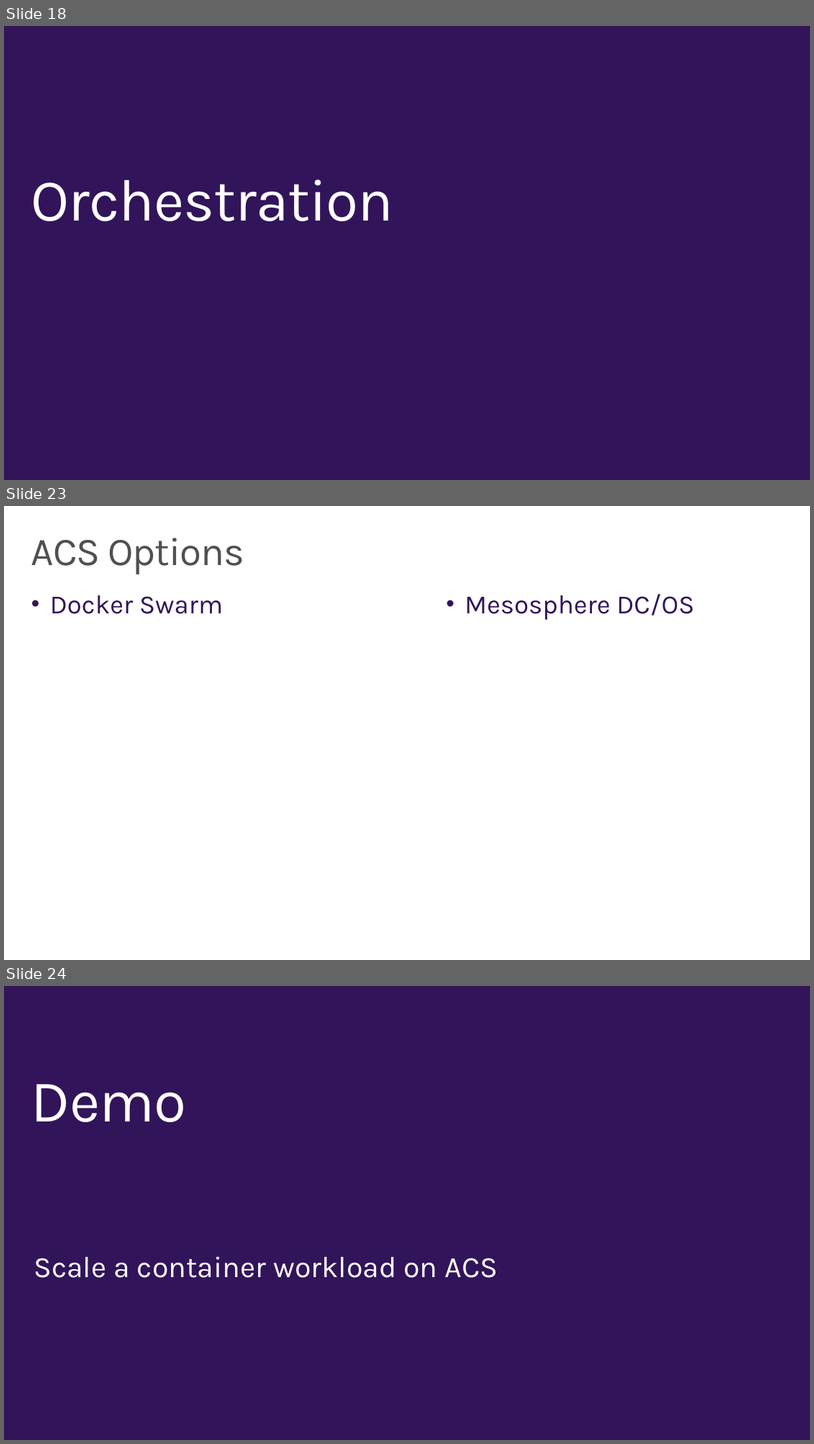
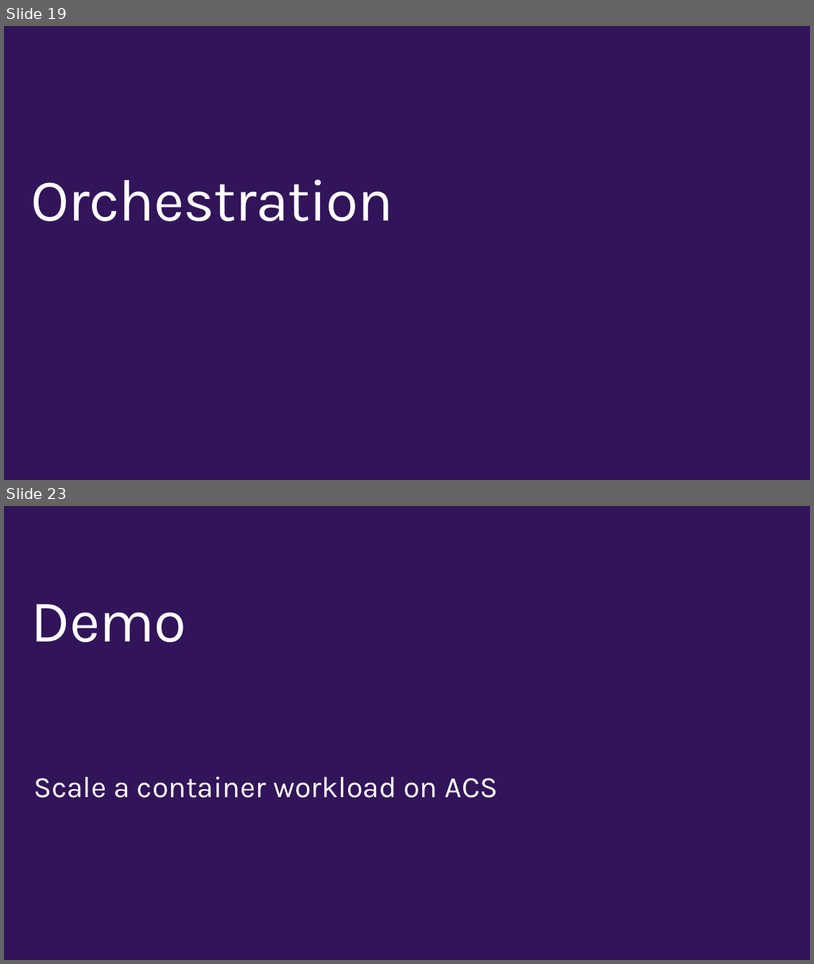
Before and after one commit to wely/DevCamp, a slide deck: Presentation/Module07-Containers.pptx. Shown one above the other, each under a label of ours: slides 18, 23 and 24 before the commit, slides 19 and 23 after it; the slides between them are not shown. The pictures are 814x1444 and 814x964 pixels, drawn with LibreOffice and Linux fonts; fonts in the diff are those of the drawing; background and template pictures are left out. Boxes give left, top, right and bottom in pixels: in the first picture for what was removed or moved away, otherwise in the second. Text is boxed around its words. In the diff, an @@ line names an element or a change of style, - is before the commit and + after.

```diff
--- a/Presentation/Module07-Containers.pptx
+++ b/Presentation/Module07-Containers.pptx
@@ slide 23 removed at [4,506,810,960], background #FFFFFF @@
@@ title removed at [31,538,244,574] @@
-ACS Options
@@ text removed at [50,595,223,614] @@
-• Docker Swarm
@@ text removed at [465,594,694,620] @@
-• Mesosphere DC/OS
@@ what was slide 18 is now slide 19 @@
@@ what was slide 24 is now slide 23 @@
```
Also in this commit, not shown: 4 slides changed, 2 slides added, 1 other slide removed.
